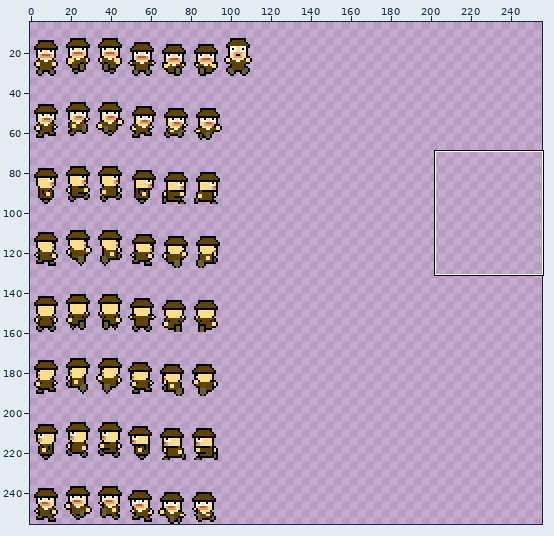
Edited in one commit: sprite sheet (player_related/tex_bob.png). Above: a wide view before the commit, with the close-up outlined.
Close-up. Before:
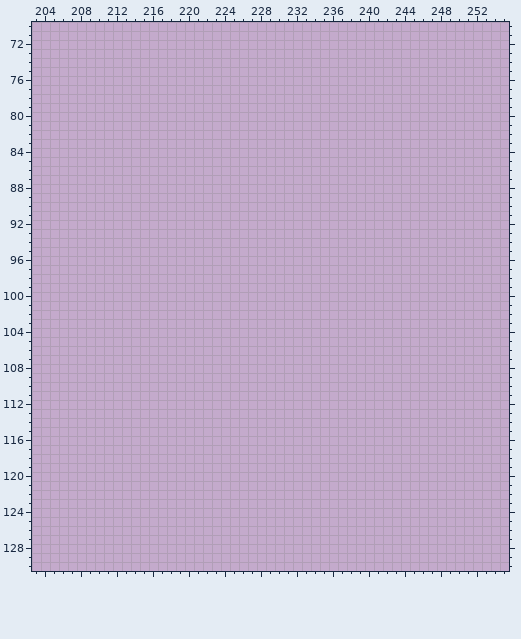
The file is 256x256 pixels. Shown: x 203..255, y 70..130. The wide view leaves out empty margins. The commit also changed other parts of the picture, which this record leaves out.
The result:
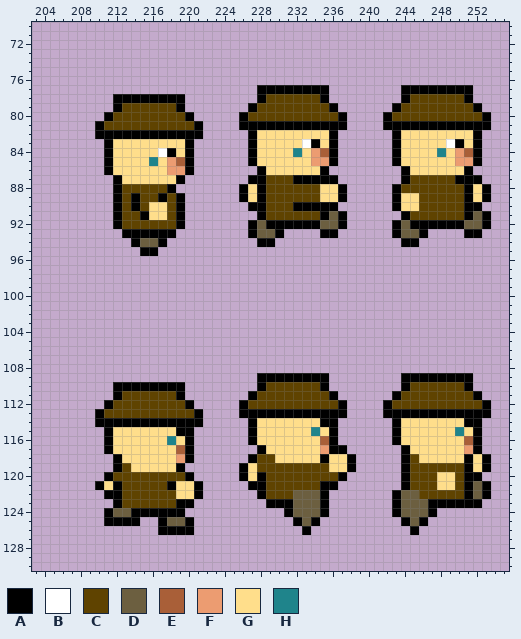
Palette (. is transparent): A #000000  B #ffffff  C #5f4300  D #6c5f40  E #a95f38  F #ec9c71  G #ffde8b  H #1f848b
From old to new:
@@ x 203..255 @@
  76 .....................................................
- 77 .....................................................
- 78 .....................................................
- 79 .....................................................
- 80 .....................................................
- 81 .....................................................
- 82 .....................................................
- 83 .....................................................
- 84 .....................................................
- 85 .....................................................
- 86 .....................................................
- 87 .....................................................
- 88 .....................................................
- 89 .....................................................
- 90 .....................................................
- 91 .....................................................
- 92 .....................................................
- 93 .....................................................
- 94 .....................................................
- 95 .....................................................
+ 77 .........................AAAAAAAA........AAAAAAAA....
+ 78 .........AAAAAAAA........ACCCCCCA........ACCCCCCA....
+ 79 .........ACCCCCCA.......ACCCCCCCCA......ACCCCCCCCA...
+ 80 ........ACCCCCCCCA.....ACCCCCCCCCCA....ACCCCCCCCCCA..
+ 81 .......ACCCCCCCCCCA....AAAAAAAAAAAA....AAAAAAAAAAAA..
+ 82 .......AAAAAAAAAAAA.....AGGGGGGGGA......AGGGGGGGGA...
+ 83 ........AGGGGGGGGA......AGGGGGBAGA......AGGGGGBAGA...
+ 84 ........AGGGGGBAGA......AGGGGHGFEA......AGGGGHGFEA...
+ 85 ........AGGGGHGFEA......AGGGGGGFFA......AGGGGGGFFA...
+ 86 ........AGGGGGGFFA.......AGGGGGGA........AGGGGGGA....
+ 87 .........AGGGGGGA.......AACCCAAAAA.......ACCCCCAAA...
+ 88 .........ACCCCCA.......AGACCCCCCGGA.....ACCCCCCCAGA..
+ 89 .........ACACCACA......AGACCCCCCGGA.....AGGCCCCCAGA..
+ 90 .........ACACGGCA.......AACCCAAAAA......AGGCCCCCAA...
+ 91 .........ACCAGGCA........ACCCCCCADA......ACCCCCCADA..
+ 92 .........ACCCCCCA.......ADAAAAAADDA.....ADAAAAAADDA..
+ 93 ..........AAAAAA........ADDA....AA......ADDA....AA...
+ 94 ...........ADDA..........AA..............AA..........
+ 95 ............AA.......................................
  96 .....................................................
@@ x 203..255 @@
 108 .....................................................
-109 .....................................................
-110 .....................................................
-111 .....................................................
-112 .....................................................
-113 .....................................................
-114 .....................................................
-115 .....................................................
-116 .....................................................
-117 .....................................................
-118 .....................................................
-119 .....................................................
-120 .....................................................
-121 .....................................................
-122 .....................................................
-123 .....................................................
-124 .....................................................
-125 .....................................................
-126 .....................................................
+109 .........................AAAAAAAA........AAAAAAAA....
+110 .........AAAAAAAA........ACCCCCCA........ACCCCCCA....
+111 .........ACCCCCCA.......ACCCCCCCCA......ACCCCCCCCA...
+112 ........ACCCCCCCCA.....ACCCCCCCCCCA....ACCCCCCCCCCA..
+113 .......ACCCCCCCCCCA....AAAAAAAAAAAA....AAAAAAAAAAAA..
+114 .......AAAAAAAAAAAA.....AGGGGGGGAA......AGGGGGGGAA...
+115 ........AGGGGGGGAA......AGGGGGGHGA......AGGGGGGHGA...
+116 ........AGGGGGGHGA......AGGGGGGGEA......AGGGGGGGEA...
+117 ........AGGGGGGGEA.......AGGGGGGFAA......AGGGGGGFA...
+118 .........AGGGGGGFA......ACCGGGGGAGGA.....ACGGGGGAGA..
+119 .........ACGGGGGA......AGCCCCCCCCGGA.....ACCCCCCAGA..
+120 ........ACCCCCCCCA.....AGACCCCCCCCA......ACCCGGCAA...
+121 .......AGACCCCCAGGA.....AACCCCCCAA.......ACCCGGCADA..
+122 ........AACCCCCCGGA......ACCCDDDA.......ADDCCCCCADA..
+123 .........ACCCCCCAA........AAADDDA.......ADDDAAAAAA...
+124 ........ADDAAAAAA...........ADDDA.......ADDDA........
+125 ........AAAA..ADDA...........ADA.........ADA.........
+126 ..............AAAA............A...........A..........
 127 .....................................................
Changed places in both close-ups, as pixel boxes (x1, y1, x2, y2):
added: (95, 85, 347, 256)
added: (383, 85, 491, 247)
added: (95, 373, 356, 535)
added: (383, 373, 491, 535)
